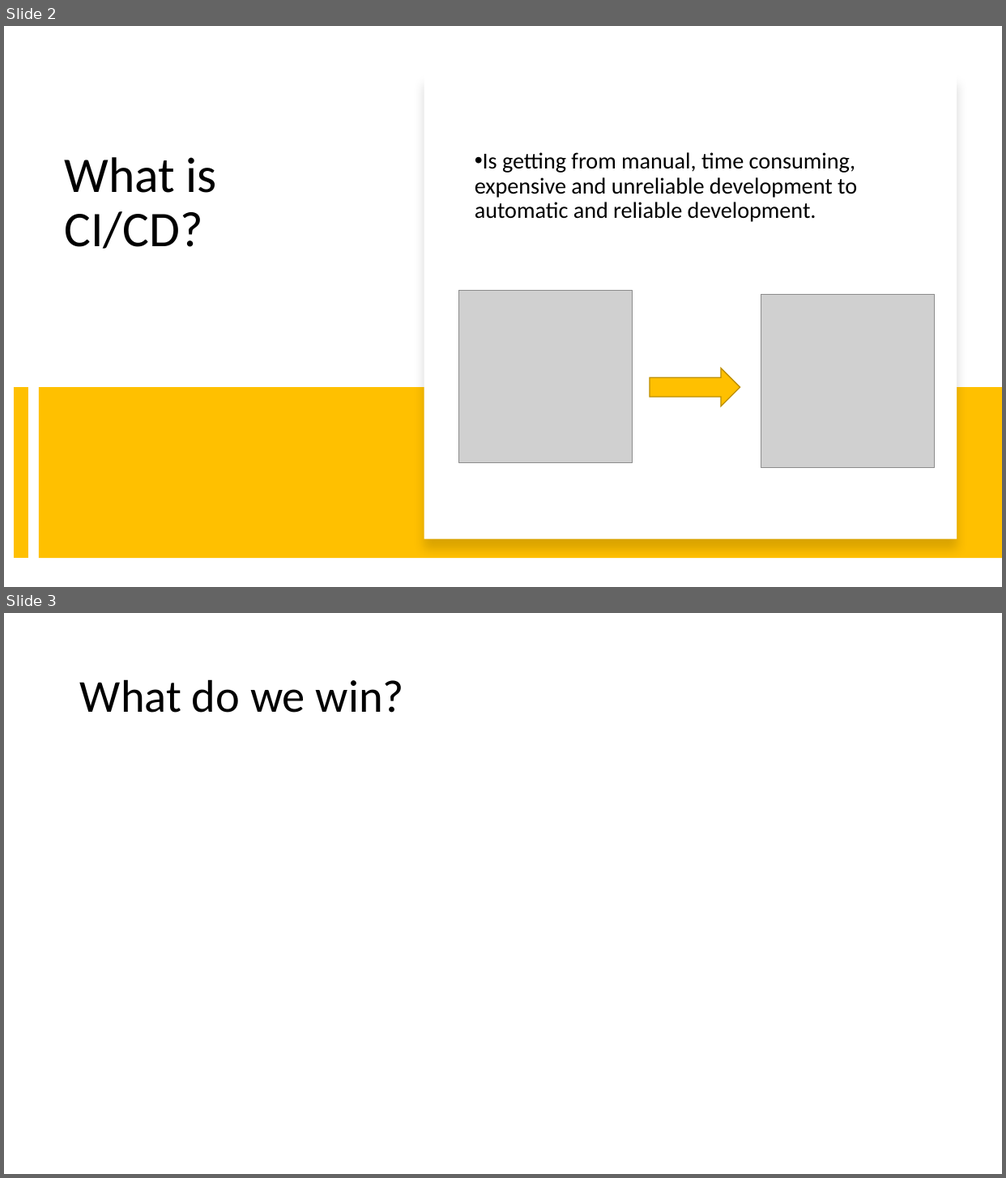
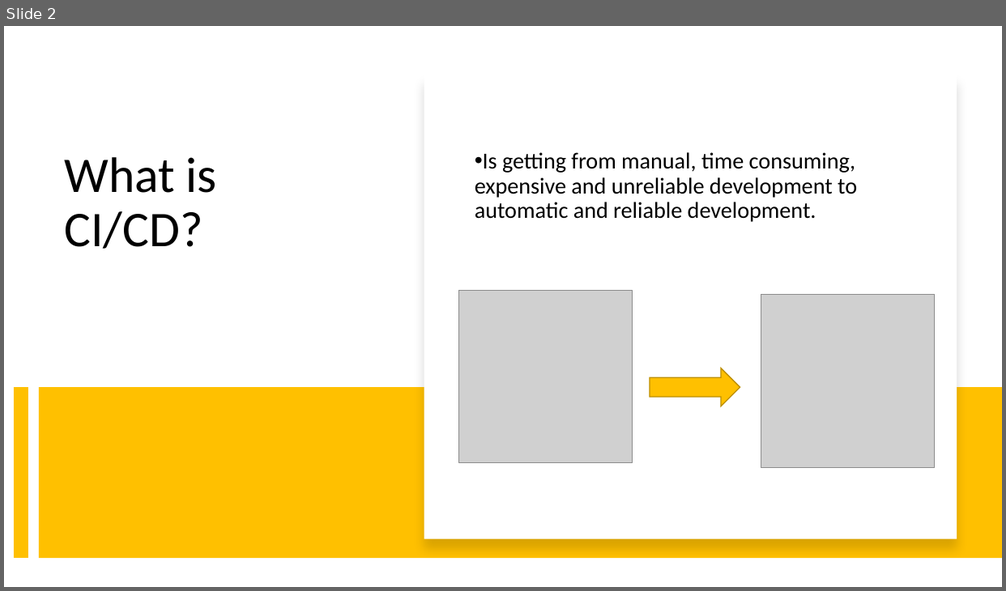
Before and after one commit to jmalovera10/CloudDevOpsProject4, a slide deck: WhyCI_CD.pptx. Shown one above the other, each under a label of ours: slides 2 and 3 before the commit, slide 2 after it. The pictures are 1006x1178 and 1006x591 pixels, drawn with LibreOffice and Linux fonts; fonts in the diff are those of the drawing; grey boxes stand for pictures. Boxes give left, top, right and bottom in pixels: in the first picture for what was removed or moved away, otherwise in the second. Text is boxed around its words. In the diff, an @@ line names an element or a change of style, - is before the commit and + after.

```diff
--- a/WhyCI_CD.pptx
+++ b/WhyCI_CD.pptx
@@ slide 3 removed at (4,613,1002,1174), background #FFFFFF @@
@@ title removed at (80,679,404,713) @@
-What do we win?
```
Also in this commit, not shown: 3 slides added, 2 other files.
